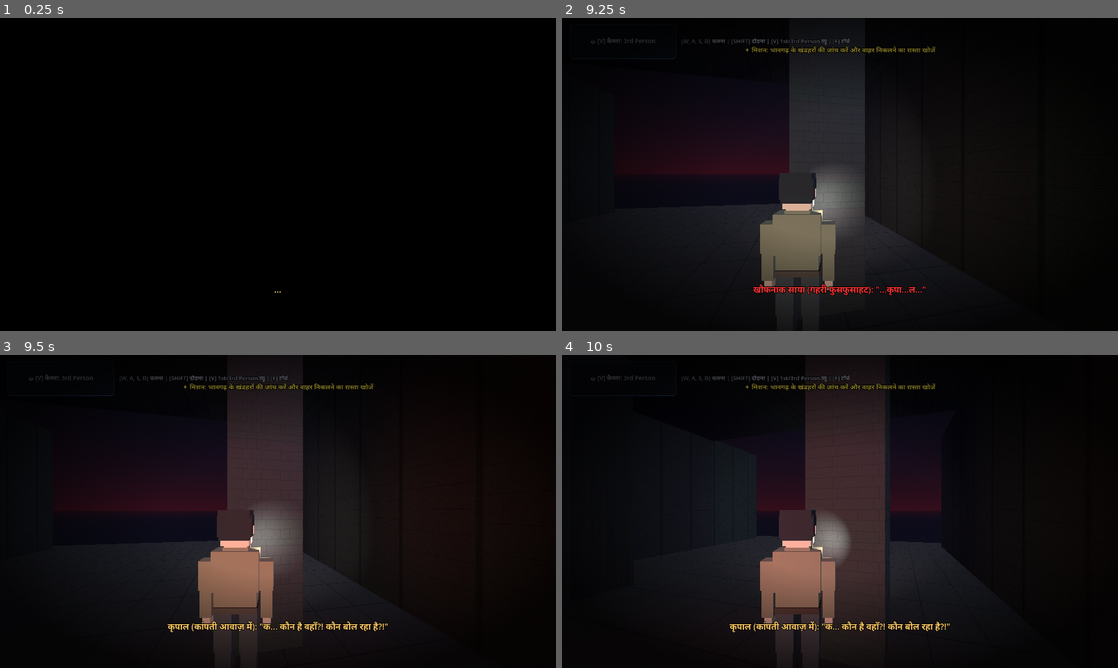
Above: before the commit, frames 1-4 (two rows, left to right).
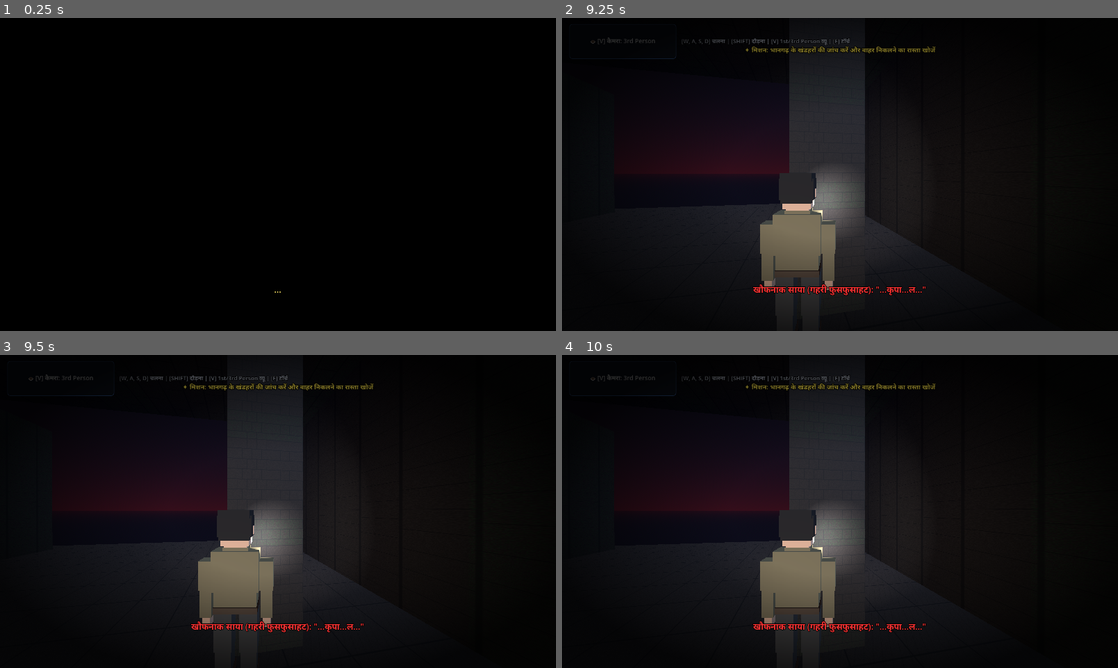
Above: after the commit, the same moments.

Repository: Sahil13092008/HorrorMission
Game: Godot game, scene res://scenes/bhangarh_ruins.tscn
The game is run twice, just before and just after one commit, with the same random seed, the same clock (stepped at 60 frames per second) and the same inputs. This scene is started directly instead of the project's main scene. Sound files missing from this copy of the repository are replaced by a short silence.
Inputs (mouse positions are in pixels of both pictures, inside the frame that each line leads up to):
- Up to frame 1 (0.25 s): no input
- Up to frame 2 (9.25 s): tap Enter at 0.5, 0.8, 1.35, 2, 3.05, 3.6, 4.25, 5.3, 7.35 s; move the mouse to (867, 174) at 0.52 s; hold W 0.53-5.78 s; tap E at 0.6, 2.3, 2.85, 4.55, 6.6, 8.85 s; click (867, 174) at 0.67 s; tap Space at 0.77, 1.07, 1.25, 1.52, 1.55, 1.82, 2.1, 3.02, 3.32, 3.5, 3.77, 3.8, 4.07, 4.52, 4.82, 6.02, 6.05, 6.32, 6.77, 7.07, 7.52, 7.82, 8.1, 9.02 s; move the mouse to (812, 174) at 1.27 s; click (812, 174) at 1.42 s; move the mouse to (851, 168) at 2.02 s; click (851, 168) at 2.17 s; move the mouse to (834, 180) at 2.77 s; click (834, 180) at 2.92 s; move the mouse to (878, 177) at 3.52 s; click (878, 177) at 3.67 s; move the mouse to (795, 171) at 4.27 s; tap V at 4.35 s; click (795, 171) at 4.42 s; move the mouse to (845, 174) at 5.02 s; tap F at 5.1 s; click (845, 174) at 5.17 s; move the mouse to (817, 168) at 5.77 s; hold D 5.78-6.53 s; tap Shift at 5.85 s; click (817, 168) at 5.92 s; move the mouse to (867, 174) at 6.52 s; hold W 6.53-8.78 s; click (867, 174) at 6.67 s; move the mouse to (812, 174) at 7.27 s; click (812, 174) at 7.42 s; move the mouse to (851, 168) at 8.02 s; click (851, 168) at 8.17 s; move the mouse to (834, 180) at 8.77 s; hold A from 8.78 s (still down); click (834, 180) at 8.92 s
- Up to frame 3 (9.5 s): keep holding A; tap Space at 9.32 s
- Up to frame 4 (10 s): move the mouse to (878, 514) at 9.52 s; release A at 9.53 s; hold W from 9.53 s (still down); tap Enter at 9.6 s; click (878, 514) at 9.67 s; tap Space at 9.77 s

Frames 1-2 are identical in both runs. In frame 3, 3.1% of the frame differs, in the area x 30-70%, y 54-89%; in frame 4, 7.2%, in the area x 16-73%, y 6-89%.

Commit message:
Replace ghost whisper with user voice recording and remove door opening sound

Diff:
--- a/scenes/bhangarh_ruins.tscn
+++ b/scenes/bhangarh_ruins.tscn
@@ -8,7 +8,7 @@
 [ext_resource type="Texture2D" path="res://textures/vignette.png" id="6_vignette"]
 [ext_resource type="AudioStream" path="res://audio/bhangarh_ambience.wav" id="7_ambience"]
 [ext_resource type="AudioStream" path="res://audio/hindi_kripal_wakeup.mp3" id="8_voice_wakeup"]
-[ext_resource type="AudioStream" path="res://audio/demon_whisper.wav" id="9_whisper"]
+[ext_resource type="AudioStream" path="res://audio/demon_whisper.mp3" id="9_whisper"]
 [ext_resource type="AudioStream" path="res://audio/hindi_kripal_freeze.mp3" id="10_voice_freeze"]
 [ext_resource type="AudioStream" path="res://audio/stone_footsteps.wav" id="11_footsteps"]
 [ext_resource type="AudioStream" path="res://audio/kripal_scream.wav" id="12_scream"]
--- a/scripts/classroom.gd
+++ b/scripts/classroom.gd
@@ -524,10 +524,8 @@
 	if door_prompt:
 		door_prompt.visible = false
 
-	# Play creaking door audio
-	if door_audio and sfx_door:
-		door_audio.stream = sfx_door
-		door_audio.play()
+	# Door creak audio removed per user request
+
 
 	subtitle.text = "🚪 क्लासरूम का भारी लकड़ी का गेट खुल रहा है..."
 	subtitle.add_theme_color_override("font_color", Color(0.9, 0.9, 0.9))
Not shown, added: audio/demon_whisper.mp3.import
Not shown, added: audio/demon_whisper.mp3
